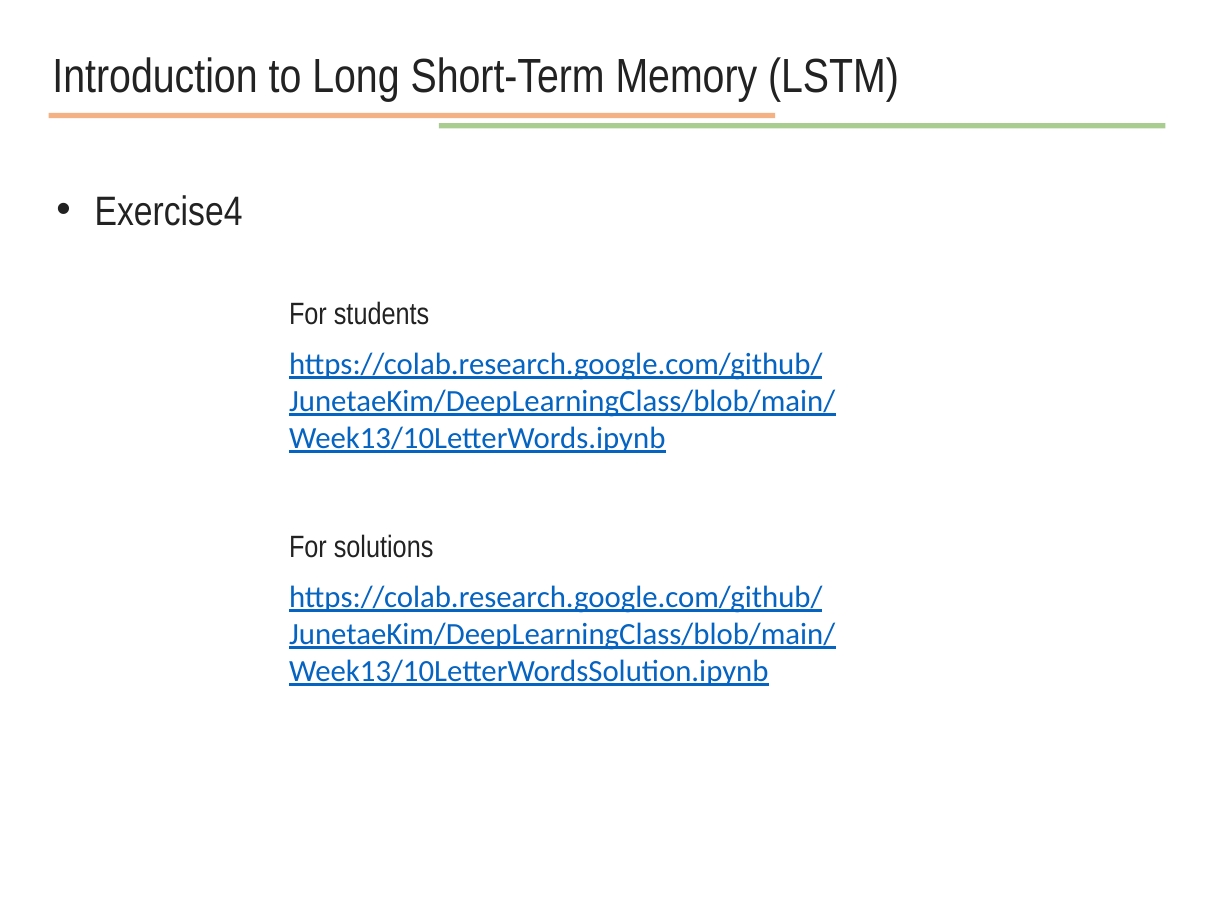
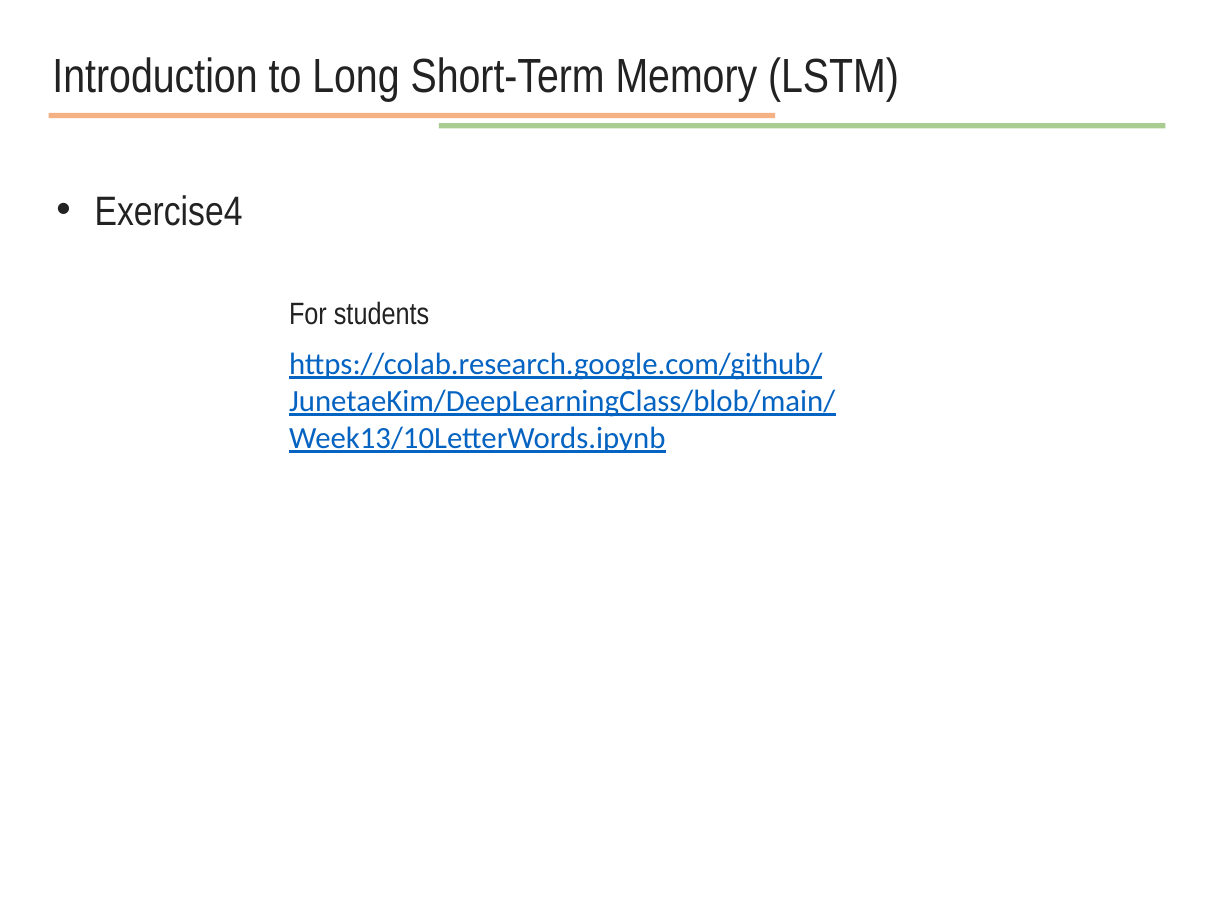
Before and after one commit to JunetaeKim/DeepLearningClass, a slide deck: slide 50 of Week13/week13 time series and sequential data.pptx. Drawn at 1232x924 pixels with LibreOffice and Linux fonts; fonts in the diff are those of the drawing. Boxes give left, top, right and bottom in pixels: in the first picture for what was removed or moved away, otherwise in the second. Text is boxed around its words. In the diff, an @@ line names an element or a change of style, - is before the commit and + after.

```diff
--- a/Week13/week13 time series and sequential data.pptx
+++ b/Week13/week13 time series and sequential data.pptx
@@ text removed at [289, 534, 434, 558] @@
-For solutions
@@ text removed at [289, 585, 835, 686] @@
-https://colab.research.google.com/github/JunetaeKim/DeepLearningClass/blob/main/Week13/10LetterWordsSolution.ipynb
```
Also in this commit, not shown: 6 other slides changed.
